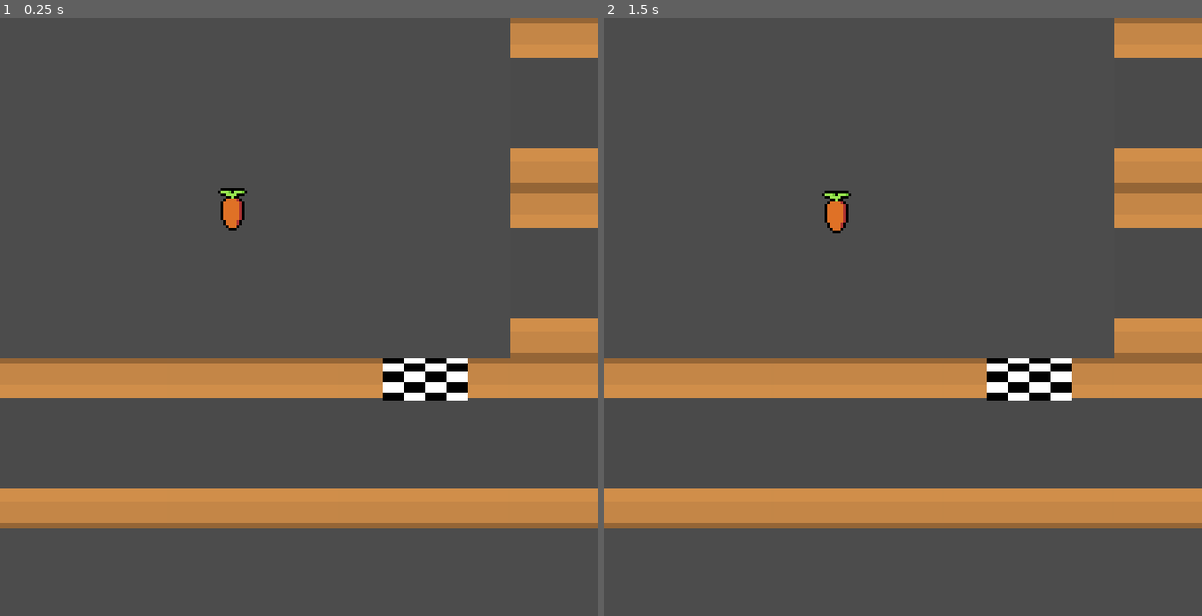
Above: before the commit, frames 1-2 (left to right).
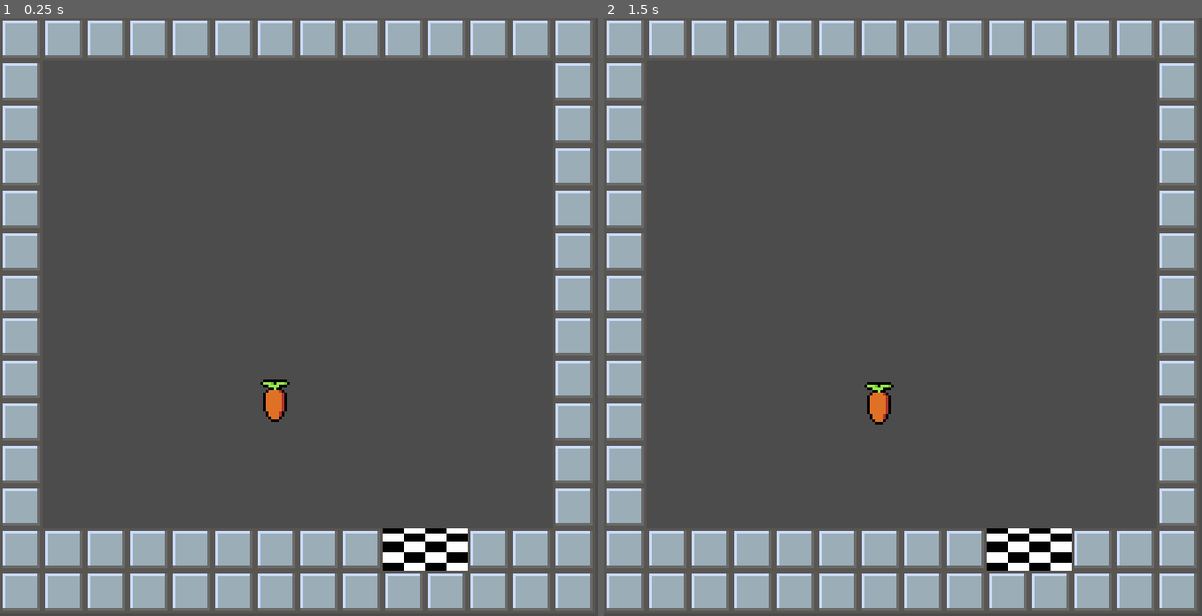
Above: after the commit, the same moments.

Repository: Nauja/sachiscape
Game: Godot game, scene res://src/level/level_1.tscn
Two runs of this game, one before a commit and one after it. Both use one fixed random seed, a clock stepped at 60 frames per second and the inputs below. This scene is started directly instead of the project's main scene.
Inputs:
- Up to frame 1 (0.25 s): no input
- Up to frame 2 (1.5 s): tap Enter at 0.5 s; hold Right (move_right) from 0.53 s (still down); tap Space (jump) at 0.77 s; tap R (reset) at 1.25 s

The runs differ from the first frame. In frame 1, 39% of the frame differs, in the area x 0-100%, y 0-100%; in frame 2, 39%.

Commit message:
Add a tilemap to design the level

Diff:
--- a/src/entity/actor/player/player.tscn
+++ b/src/entity/actor/player/player.tscn
@@ -4,6 +4,7 @@
 [ext_resource path="res://src/entity/actor/player/player.png" type="Texture" id=2]
 
 [sub_resource type="CircleShape2D" id=1]
+radius = 7.0
 
 [sub_resource type="Animation" id=6]
 length = 0.001
@@ -49,6 +50,7 @@
 anims/idle = SubResource( 5 )
 
 [node name="Sprite" type="Sprite" parent="."]
+position = Vector2( -2, -1 )
 texture = ExtResource( 2 )
 hframes = 4
 vframes = 4
--- a/src/entity/carrot/carrot.tscn
+++ b/src/entity/carrot/carrot.tscn
@@ -35,7 +35,7 @@
 }
 
 [sub_resource type="CircleShape2D" id=1]
-radius = 3.0
+radius = 6.08276
 
 [node name="Carrot" type="Area2D"]
 collision_layer = 2
--- a/src/level/level_0.tscn
+++ b/src/level/level_0.tscn
@@ -1,18 +1,16 @@
 [gd_scene load_steps=4 format=2]
 
 [ext_resource path="res://src/entity/player_start.tscn" type="PackedScene" id=1]
-[ext_resource path="res://src/level/wall.tres" type="TileSet" id=3]
+[ext_resource path="res://src/level/level_tilemap.tscn" type="PackedScene" id=2]
 [ext_resource path="res://src/entity/goal/goal.tscn" type="PackedScene" id=5]
 
 [node name="Level0" type="Node2D"]
 
-[node name="TileMap" type="TileMap" parent="."]
-tile_set = ExtResource( 3 )
-format = 1
-tile_data = PoolIntArray( 65535, 2, 0, 3, 2, 0, 131071, 2, 0, 65539, 2, 0, 65540, 2, 0, 196607, 2, 0, 131072, 2, 0, 131073, 2, 0, 131074, 2, 0, 131075, 2, 0 )
+[node name="LevelTileMap" parent="." instance=ExtResource( 2 )]
+tile_data = PoolIntArray( 0, 0, 0, 1, 0, 0, 2, 0, 0, 3, 0, 0, 4, 0, 0, 5, 0, 0, 6, 0, 0, 7, 0, 0, 8, 0, 0, 9, 0, 0, 10, 0, 0, 11, 0, 0, 12, 0, 0, 13, 0, 0, 65536, 0, 0, 65549, 0, 0, 131072, 0, 0, 131085, 0, 0, 196608, 0, 0, 196621, 0, 0, 262144, 0, 0, 262157, 0, 0, 327680, 0, 0, 327693, 0, 0, 393216, 0, 0, 393229, 0, 0, 458752, 0, 0, 458765, 0, 0, 524288, 0, 0, 524301, 0, 0, 589824, 0, 0, 589837, 0, 0, 655360, 0, 0, 655373, 0, 0, 720896, 0, 0, 720909, 0, 0, 786432, 0, 0, 786433, 0, 0, 786434, 0, 0, 786435, 0, 0, 786436, 0, 0, 786437, 0, 0, 786438, 0, 0, 786439, 0, 0, 786440, 0, 0, 786441, 0, 0, 786442, 0, 0, 786443, 0, 0, 786444, 0, 0, 786445, 0, 0, 851968, 0, 0, 851969, 0, 0, 851970, 0, 0, 851971, 0, 0, 851972, 0, 0, 851973, 0, 0, 851974, 0, 0, 851975, 0, 0, 851976, 0, 0, 851977, 0, 0, 851978, 0, 0, 851979, 0, 0, 851980, 0, 0, 851981, 0, 0 )
 
 [node name="Goal" parent="." instance=ExtResource( 5 )]
-position = Vector2( 144, 128 )
+position = Vector2( 144, 192 )
 
 [node name="PlayerStart" parent="." instance=ExtResource( 1 )]
-position = Vector2( 64, 128 )
+position = Vector2( 64, 192 )
--- a/src/level/level_1.tscn
+++ b/src/level/level_1.tscn
@@ -1,22 +1,20 @@
 [gd_scene load_steps=5 format=2]
 
 [ext_resource path="res://src/entity/player_start.tscn" type="PackedScene" id=1]
-[ext_resource path="res://src/level/wall.tres" type="TileSet" id=3]
+[ext_resource path="res://src/level/level_tilemap.tscn" type="PackedScene" id=2]
 [ext_resource path="res://src/entity/carrot/carrot.tscn" type="PackedScene" id=4]
 [ext_resource path="res://src/entity/goal/goal.tscn" type="PackedScene" id=5]
 
 [node name="Level1" type="Node2D"]
 
-[node name="TileMap" type="TileMap" parent="."]
-tile_set = ExtResource( 3 )
-format = 1
-tile_data = PoolIntArray( 65535, 2, 0, 3, 2, 0, 131071, 2, 0, 65539, 2, 0, 65540, 2, 0, 196607, 2, 0, 131072, 2, 0, 131073, 2, 0, 131074, 2, 0, 131075, 2, 0 )
+[node name="LevelTileMap" parent="." instance=ExtResource( 2 )]
+tile_data = PoolIntArray( 0, 0, 0, 1, 0, 0, 2, 0, 0, 3, 0, 0, 4, 0, 0, 5, 0, 0, 6, 0, 0, 7, 0, 0, 8, 0, 0, 9, 0, 0, 10, 0, 0, 11, 0, 0, 12, 0, 0, 13, 0, 0, 65536, 0, 0, 65549, 0, 0, 131072, 0, 0, 131085, 0, 0, 196608, 0, 0, 196621, 0, 0, 262144, 0, 0, 262157, 0, 0, 327680, 0, 0, 327693, 0, 0, 393216, 0, 0, 393229, 0, 0, 458752, 0, 0, 458765, 0, 0, 524288, 0, 0, 524301, 0, 0, 589824, 0, 0, 589837, 0, 0, 655360, 0, 0, 655373, 0, 0, 720896, 0, 0, 720909, 0, 0, 786432, 0, 0, 786433, 0, 0, 786434, 0, 0, 786435, 0, 0, 786436, 0, 0, 786437, 0, 0, 786438, 0, 0, 786439, 0, 0, 786440, 0, 0, 786441, 0, 0, 786442, 0, 0, 786443, 0, 0, 786444, 0, 0, 786445, 0, 0, 851968, 0, 0, 851969, 0, 0, 851970, 0, 0, 851971, 0, 0, 851972, 0, 0, 851973, 0, 0, 851974, 0, 0, 851975, 0, 0, 851976, 0, 0, 851977, 0, 0, 851978, 0, 0, 851979, 0, 0, 851980, 0, 0, 851981, 0, 0 )
+
+[node name="Goal" parent="." instance=ExtResource( 5 )]
+position = Vector2( 144, 192 )
 
 [node name="Carrot" parent="." instance=ExtResource( 4 )]
-position = Vector2( 88, 72 )
-
-[node name="Goal" parent="." instance=ExtResource( 5 )]
-position = Vector2( 144, 128 )
+position = Vector2( 104, 144 )
 
 [node name="PlayerStart" parent="." instance=ExtResource( 1 )]
-position = Vector2( 64, 128 )
+position = Vector2( 64, 192 )
--- a/src/level/level_2.tscn
+++ b/src/level/level_2.tscn
@@ -1,25 +1,23 @@
 [gd_scene load_steps=5 format=2]
 
 [ext_resource path="res://src/entity/player_start.tscn" type="PackedScene" id=1]
-[ext_resource path="res://src/level/wall.tres" type="TileSet" id=3]
+[ext_resource path="res://src/level/level_tilemap.tscn" type="PackedScene" id=2]
 [ext_resource path="res://src/entity/carrot/carrot.tscn" type="PackedScene" id=4]
 [ext_resource path="res://src/entity/goal/goal.tscn" type="PackedScene" id=5]
 
 [node name="Level2" type="Node2D"]
 
-[node name="TileMap" type="TileMap" parent="."]
-tile_set = ExtResource( 3 )
-format = 1
-tile_data = PoolIntArray( 65535, 2, 0, 3, 2, 0, 131071, 2, 0, 65539, 2, 0, 65540, 2, 0, 196607, 2, 0, 131072, 2, 0, 131073, 2, 0, 131074, 2, 0, 131075, 2, 0 )
+[node name="LevelTileMap" parent="." instance=ExtResource( 2 )]
+tile_data = PoolIntArray( 0, 0, 0, 1, 0, 0, 2, 0, 0, 3, 0, 0, 4, 0, 0, 5, 0, 0, 6, 0, 0, 7, 0, 0, 8, 0, 0, 9, 0, 0, 10, 0, 0, 11, 0, 0, 12, 0, 0, 13, 0, 0, 65536, 0, 0, 65549, 0, 0, 131072, 0, 0, 131085, 0, 0, 196608, 0, 0, 196621, 0, 0, 262144, 0, 0, 262157, 0, 0, 327680, 0, 0, 327693, 0, 0, 393216, 0, 0, 393229, 0, 0, 458752, 0, 0, 458765, 0, 0, 524288, 0, 0, 524301, 0, 0, 589824, 0, 0, 589837, 0, 0, 655360, 0, 0, 655373, 0, 0, 720896, 0, 0, 720909, 0, 0, 786432, 0, 0, 786433, 0, 0, 786434, 0, 0, 786435, 0, 0, 786436, 0, 0, 786437, 0, 0, 786438, 0, 0, 786439, 0, 0, 786440, 0, 0, 786441, 0, 0, 786442, 0, 0, 786443, 0, 0, 786444, 0, 0, 786445, 0, 0, 851968, 0, 0, 851969, 0, 0, 851970, 0, 0, 851971, 0, 0, 851972, 0, 0, 851973, 0, 0, 851974, 0, 0, 851975, 0, 0, 851976, 0, 0, 851977, 0, 0, 851978, 0, 0, 851979, 0, 0, 851980, 0, 0, 851981, 0, 0 )
+
+[node name="Goal" parent="." instance=ExtResource( 5 )]
+position = Vector2( 144, 192 )
+
+[node name="PlayerStart" parent="." instance=ExtResource( 1 )]
+position = Vector2( 64, 192 )
 
 [node name="Carrot" parent="." instance=ExtResource( 4 )]
-position = Vector2( 72, 72 )
+position = Vector2( 88, 136 )
 
 [node name="Carrot2" parent="." instance=ExtResource( 4 )]
-position = Vector2( 112, 72 )
-
-[node name="Goal" parent="." instance=ExtResource( 5 )]
-position = Vector2( 144, 128 )
-
-[node name="PlayerStart" parent="." instance=ExtResource( 1 )]
-position = Vector2( 64, 128 )
+position = Vector2( 128, 136 )
--- a/src/level/level_test.tscn
+++ b/src/level/level_test.tscn
@@ -1,31 +1,29 @@
 [gd_scene load_steps=5 format=2]
 
+[ext_resource path="res://src/level/level_tilemap.tscn" type="PackedScene" id=1]
 [ext_resource path="res://src/entity/player_start.tscn" type="PackedScene" id=2]
-[ext_resource path="res://src/level/wall.tres" type="TileSet" id=3]
 [ext_resource path="res://src/entity/goal/goal.tscn" type="PackedScene" id=5]
 [ext_resource path="res://src/entity/carrot/carrot.tscn" type="PackedScene" id=7]
 
 [node name="LevelTest" type="Node2D"]
 
-[node name="TileMap" type="TileMap" parent="."]
-tile_set = ExtResource( 3 )
-format = 1
-tile_data = PoolIntArray( 65535, 2, 0, 3, 2, 0, 131071, 2, 0, 65539, 2, 0, 65540, 2, 0, 196607, 2, 0, 131072, 2, 0, 131073, 2, 0, 131074, 2, 0, 131075, 2, 0 )
+[node name="LevelTileMap" parent="." instance=ExtResource( 1 )]
+tile_data = PoolIntArray( 0, 0, 0, 1, 0, 0, 2, 0, 0, 3, 0, 0, 4, 0, 0, 5, 0, 0, 6, 0, 0, 7, 0, 0, 8, 0, 0, 9, 0, 0, 10, 0, 0, 11, 0, 0, 12, 0, 0, 13, 0, 0, 65536, 0, 0, 65549, 0, 0, 131072, 0, 0, 131085, 0, 0, 196608, 0, 0, 196621, 0, 0, 262144, 0, 0, 262157, 0, 0, 327680, 0, 0, 327693, 0, 0, 393216, 0, 0, 393229, 0, 0, 458752, 0, 0, 458765, 0, 0, 524288, 0, 0, 524301, 0, 0, 589824, 0, 0, 589837, 0, 0, 655360, 0, 0, 655373, 0, 0, 720896, 0, 0, 720909, 0, 0, 786432, 0, 0, 786433, 0, 0, 786434, 0, 0, 786435, 0, 0, 786436, 0, 0, 786437, 0, 0, 786438, 0, 0, 786439, 0, 0, 786440, 0, 0, 786441, 0, 0, 786442, 0, 0, 786443, 0, 0, 786444, 0, 0, 786445, 0, 0, 851968, 0, 0, 851969, 0, 0, 851970, 0, 0, 851971, 0, 0, 851972, 0, 0, 851973, 0, 0, 851974, 0, 0, 851975, 0, 0, 851976, 0, 0, 851977, 0, 0, 851978, 0, 0, 851979, 0, 0, 851980, 0, 0, 851981, 0, 0 )
 
 [node name="Goal" parent="." instance=ExtResource( 5 )]
-position = Vector2( 144, 128 )
+position = Vector2( 144, 192 )
+
+[node name="PlayerStart" parent="." instance=ExtResource( 2 )]
+position = Vector2( 88, 192 )
 
 [node name="Carrot" parent="." instance=ExtResource( 7 )]
-position = Vector2( 24, 96 )
+position = Vector2( 32, 160 )
 
 [node name="Carrot2" parent="." instance=ExtResource( 7 )]
-position = Vector2( 56, 96 )
+position = Vector2( 64, 160 )
 
 [node name="Carrot3" parent="." instance=ExtResource( 7 )]
-position = Vector2( 40, 72 )
+position = Vector2( 48, 136 )
 
 [node name="Carrot4" parent="." instance=ExtResource( 7 )]
-position = Vector2( 120, 88 )
-
-[node name="PlayerStart" parent="." instance=ExtResource( 2 )]
-position = Vector2( 88, 128 )
+position = Vector2( 128, 152 )
--- /dev/null
+++ b/src/level/level_tilemap.tscn
@@ -0,0 +1,9 @@
+[gd_scene load_steps=2 format=2]
+
+[ext_resource path="res://src/level/level_tileset.tres" type="TileSet" id=1]
+
+[node name="LevelTileMap" type="TileMap"]
+tile_set = ExtResource( 1 )
+cell_size = Vector2( 16, 16 )
+show_collision = true
+format = 1
--- /dev/null
+++ b/src/level/level_tileset.tres
@@ -0,0 +1,29 @@
+[gd_resource type="TileSet" load_steps=3 format=2]
+
+[ext_resource path="res://src/level/level.png" type="Texture" id=1]
+
+[sub_resource type="ConvexPolygonShape2D" id=1]
+points = PoolVector2Array( 16, 16, 0, 16, 0, 0, 16, 0 )
+
+[resource]
+0/name = "solid_block"
+0/texture = ExtResource( 1 )
+0/tex_offset = Vector2( 0, 0 )
+0/modulate = Color( 1, 1, 1, 1 )
+0/region = Rect2( 0, 0, 16, 16 )
+0/tile_mode = 0
+0/occluder_offset = Vector2( 0, 0 )
+0/navigation_offset = Vector2( 0, 0 )
+0/shape_offset = Vector2( 0, 0 )
+0/shape_transform = Transform2D( 1, 0, 0, 1, 0, 0 )
+0/shape = SubResource( 1 )
+0/shape_one_way = false
+0/shape_one_way_margin = 1.0
+0/shapes = [ {
+"autotile_coord": Vector2( 0, 0 ),
+"one_way": false,
+"one_way_margin": 1.0,
+"shape": SubResource( 1 ),
+"shape_transform": Transform2D( 1, 0, 0, 1, 0, 0 )
+} ]
+0/z_index = 0
--- a/src/level/wall.tres
+++ /dev/null
@@ -1,52 +0,0 @@
-[gd_resource type="TileSet" load_steps=3 format=2]
-
-[ext_resource path="res://src/level/wall.png" type="Texture" id=1]
-
-[sub_resource type="ConvexPolygonShape2D" id=1]
-points = PoolVector2Array( 64, 64, 0, 64, 0, 0, 64, 0 )
-
-[resource]
-1/name = "wall.png 1"
-1/texture = ExtResource( 1 )
-1/tex_offset = Vector2( 0, 0 )
-1/modulate = Color( 1, 1, 1, 1 )
-1/region = Rect2( 74, 0, 64, 64 )
-1/tile_mode = 1
-1/autotile/bitmask_mode = 0
-1/autotile/bitmask_flags = [  ]
-1/autotile/icon_coordinate = Vector2( 0, 0 )
-1/autotile/tile_size = Vector2( 64, 64 )
-1/autotile/spacing = 10
-1/autotile/occluder_map = [  ]
-1/autotile/navpoly_map = [  ]
-1/autotile/priority_map = [  ]
-1/autotile/z_index_map = [  ]
-1/occluder_offset = Vector2( 0, 0 )
-1/navigation_offset = Vector2( 0, 0 )
-1/shape_offset = Vector2( 0, 0 )
-1/shape_transform = Transform2D( 1, 0, 0, 1, 0, 0 )
-1/shape_one_way = false
-1/shape_one_way_margin = 0.0
-1/shapes = [  ]
-1/z_index = 0
-2/name = "block"
-2/texture = ExtResource( 1 )
-2/tex_offset = Vector2( 0, 0 )
-2/modulate = Color( 1, 1, 1, 1 )
-2/region = Rect2( 148, 0, 64, 64 )
-2/tile_mode = 0
-2/occluder_offset = Vector2( 0, 0 )
-2/navigation_offset = Vector2( 0, 0 )
-2/shape_offset = Vector2( 0, 0 )
-2/shape_transform = Transform2D( 1, 0, 0, 1, 0, 0 )
-2/shape = SubResource( 1 )
-2/shape_one_way = false
-2/shape_one_way_margin = 1.0
-2/shapes = [ {
-"autotile_coord": Vector2( 0, 0 ),
-"one_way": false,
-"one_way_margin": 1.0,
-"shape": SubResource( 1 ),
-"shape_transform": Transform2D( 1, 0, 0, 1, 0, 0 )
-} ]
-2/z_index = 0
Binary file added: src/level/level.aseprite
Binary file added: src/level/level.png
Not shown, changed: src/level/level.png.import
Binary file removed: src/level/wall.png
